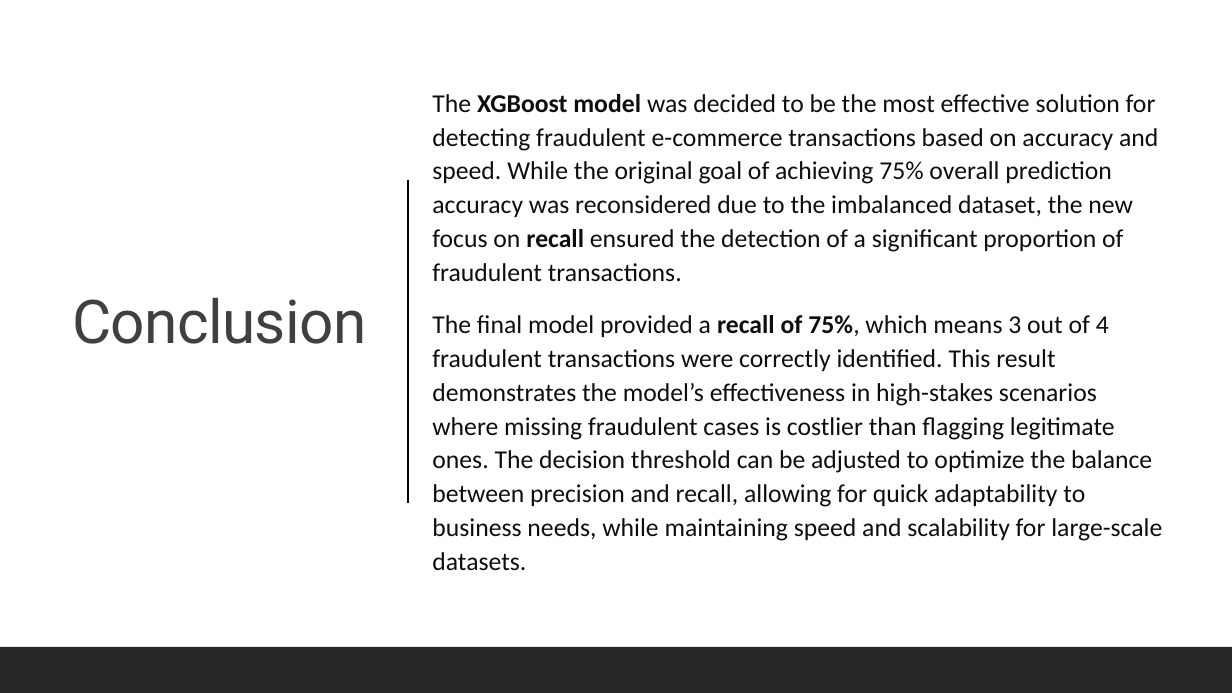
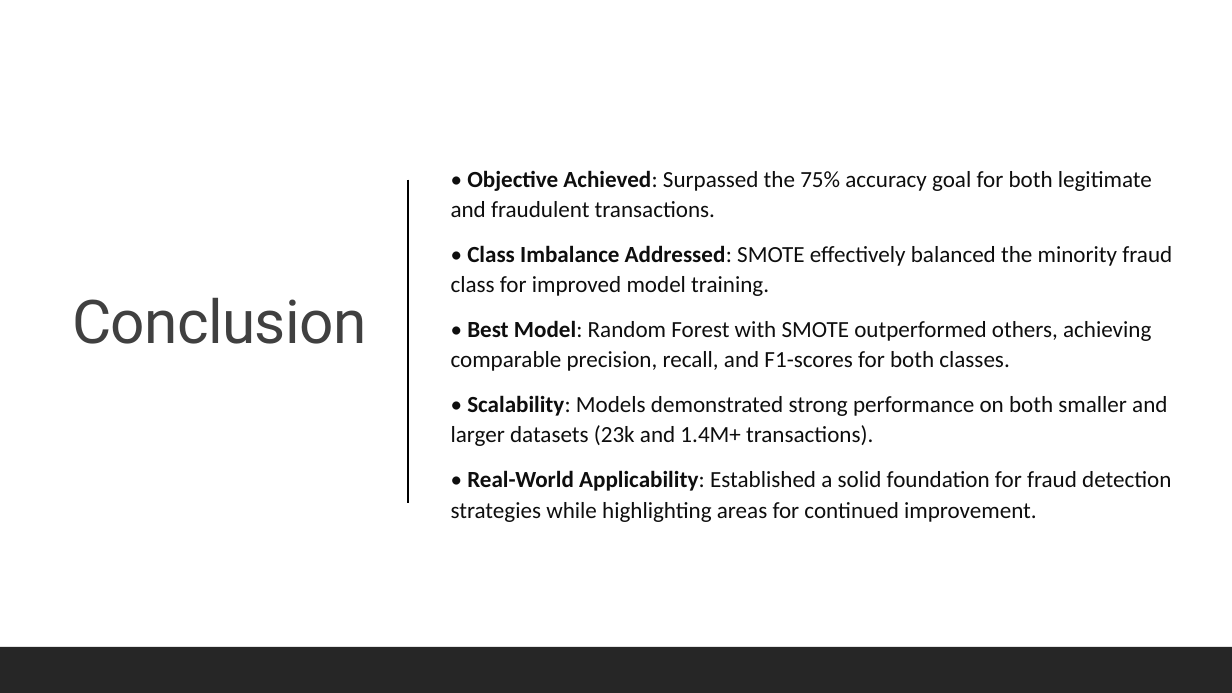
Before and after one commit to aferrodelgado/Project-4, a slide deck: slide 6 of Project 4 Presentation.pptx. Drawn at 1232x693 pixels with LibreOffice and Linux fonts; fonts in the diff are those of the drawing. Boxes give left, top, right and bottom in pixels: in the first picture for what was removed or moved away, otherwise in the second. Text is boxed around its words. In the diff, an @@ line names an element or a change of style, - is before the commit and + after.

```diff
--- a/Project 4 Presentation.pptx
+++ b/Project 4 Presentation.pptx
@@ text at <box>451,170,1172,522</box>: text changed; size 20 to 18 pt @@
-  The XGBoost model was decided to be the most effective solution for detecting fraudulent e-commerce transactions based on accuracy and speed. While the original goal of achieving 75% overall prediction accuracy was reconsidered due to the imbalanced dataset, the new focus on recall ensured the detection of a significant proportion of fraudulent transactions.
-  The final model provided a recall of 75%, which means 3 out of 4 fraudulent transactions were correctly identified. This result demonstrates the model’s effectiveness in high-stakes scenarios where missing fraudulent cases is costlier than flagging legitimate ones. The decision threshold can be adjusted to optimize the balance between precision and recall, allowing for quick adaptability to business needs, while maintaining speed and scalability for large-scale datasets.
+  • Objective Achieved: Surpassed the 75% accuracy goal for both legitimate and fraudulent transactions.
+  • Class Imbalance Addressed: SMOTE effectively balanced the minority fraud class for improved model training.
+  • Best Model: Random Forest with SMOTE outperformed others, achieving comparable precision, recall, and F1-scores for both classes.
+  • Scalability: Models demonstrated strong performance on both smaller and larger datasets (23k and 1.4M+ transactions).
+  • Real-World Applicability: Established a solid foundation for fraud detection strategies while highlighting areas for continued improvement.
```
Also in this commit, not shown: 3 other slides changed, 1 slide added, 1 slide removed, 2 other files.
